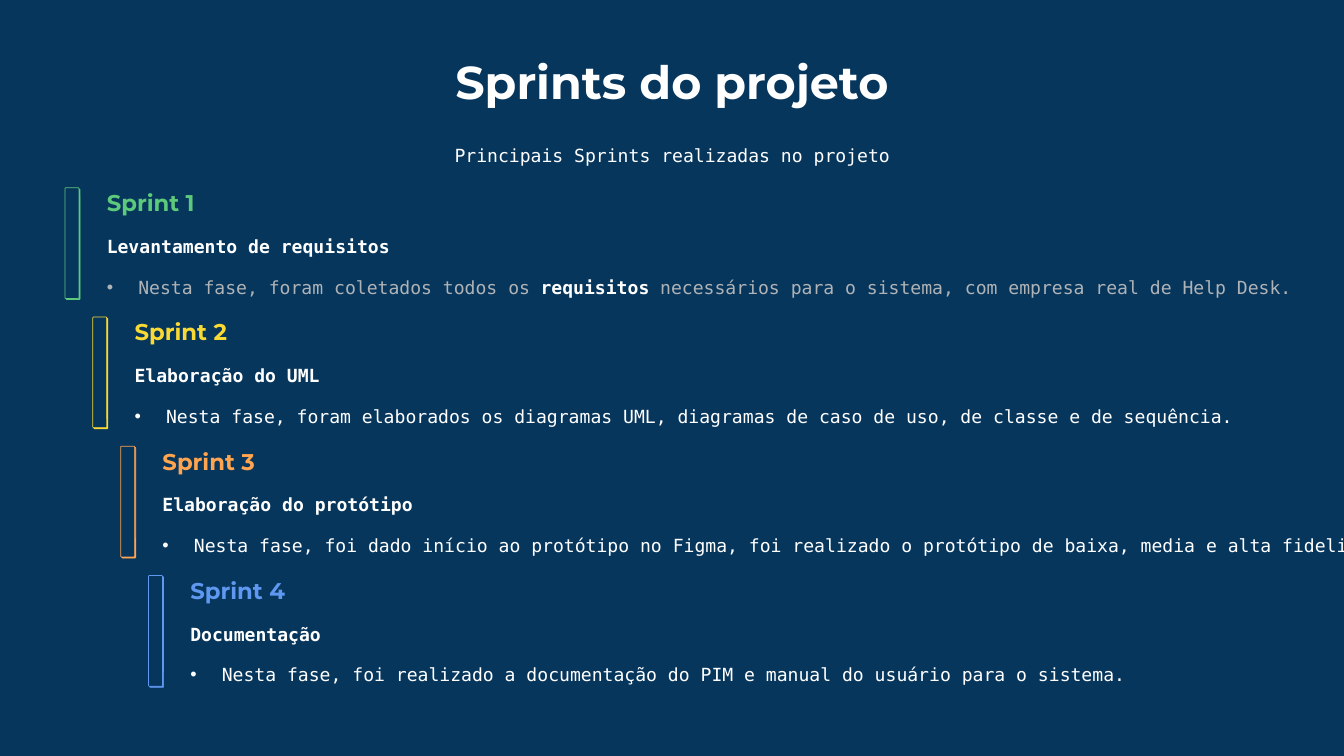
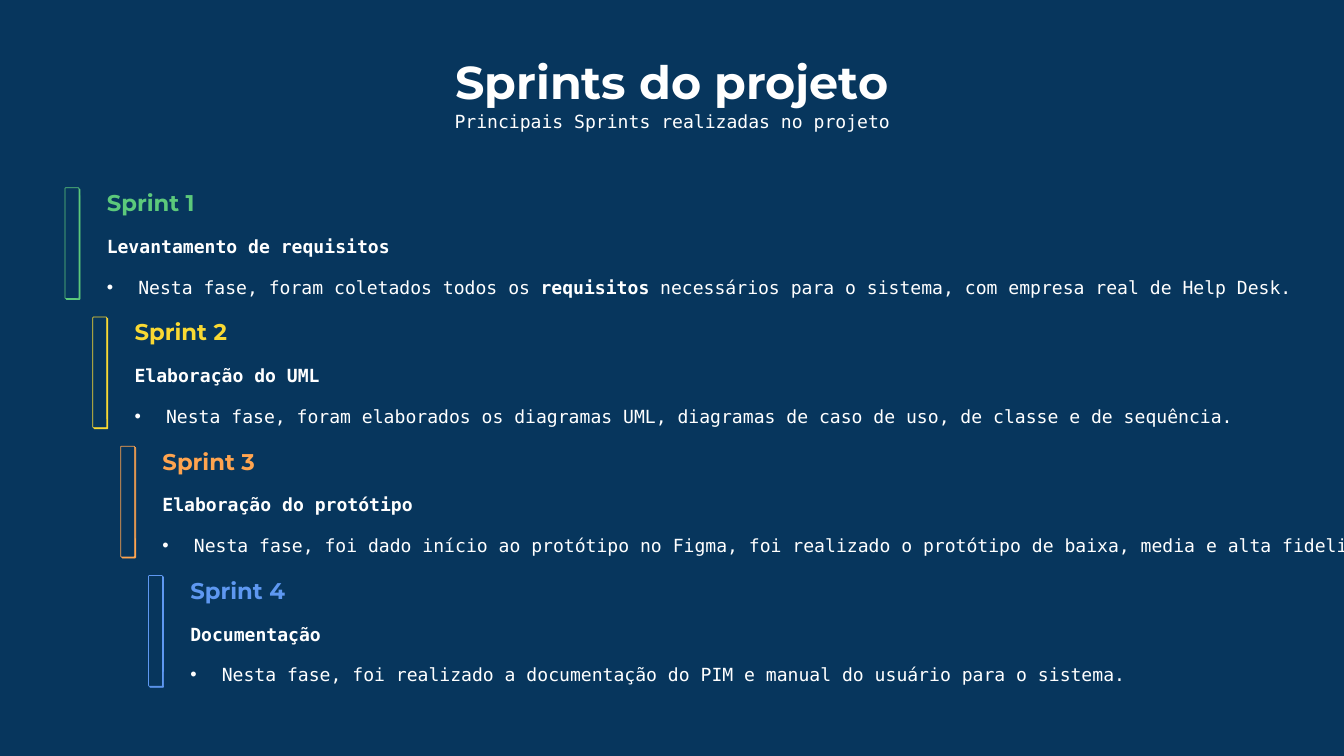
Before and after one commit to mancijo/UpDesk, a slide deck: slide 9 of Apresentacao/UpDesk-Sistema-de-Chamados-com-IA.pptx (slide 8 before the commit). Drawn at 1344x756 pixels with LibreOffice and Linux fonts; fonts in the diff are those of the drawing; background and template pictures are left out; a plain dark background stands for a picture behind light text. Boxes give left, top, right and bottom in pixels: in the first picture for what was removed or moved away, otherwise in the second. Text is boxed around its words. In the diff, an @@ line names an element or a change of style, - is before the commit and + after.

Commit message:
slide de regras de negocio
feito slide de regra do negocio, tambem foi organizado todos os slides para apresentacao

```diff
--- a/Apresentacao/UpDesk-Sistema-de-Chamados-com-IA.pptx
+++ b/Apresentacao/UpDesk-Sistema-de-Chamados-com-IA.pptx
@@ text "Principais Sprints realizadas no projeto": place and size @@
-text "Principais Sprints realizadas no projeto" at <box>455,148,890,166</box>
+text "Principais Sprints realizadas no projeto" at <box>455,114,890,132</box>
@@ text "Nesta fase, foram coletados todos ..." at <box>138,279,1291,298</box>: text colour #AFB3B6 to #FFFFFF in "Nesta fase, foram coletados todos os necessários ..." @@
```
Also in this commit, not shown: 9 other slides changed, 1 slide added.
